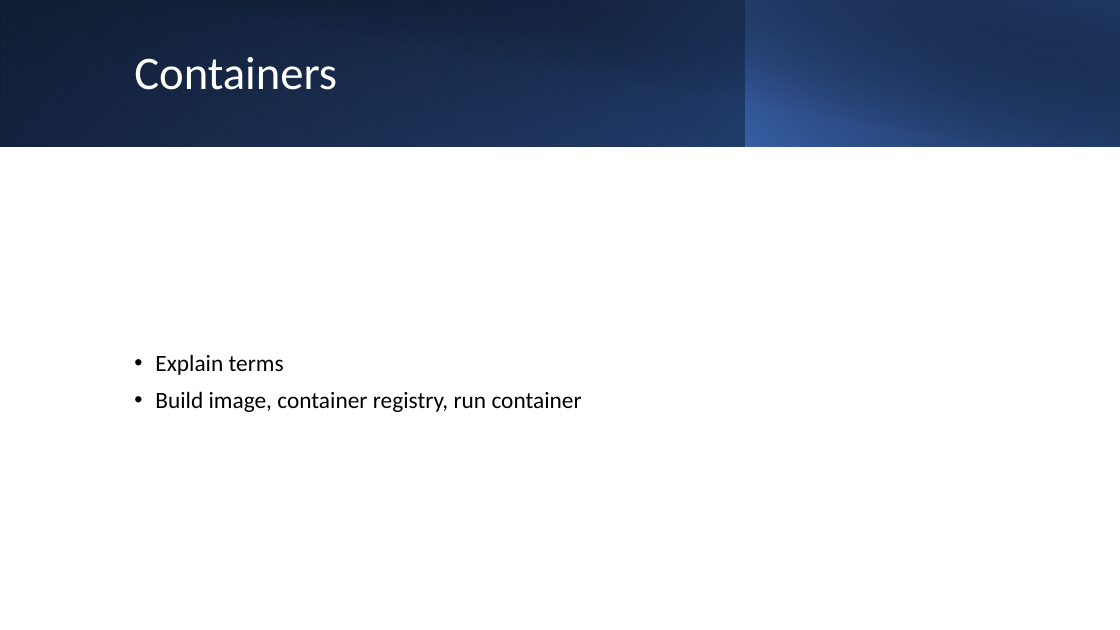
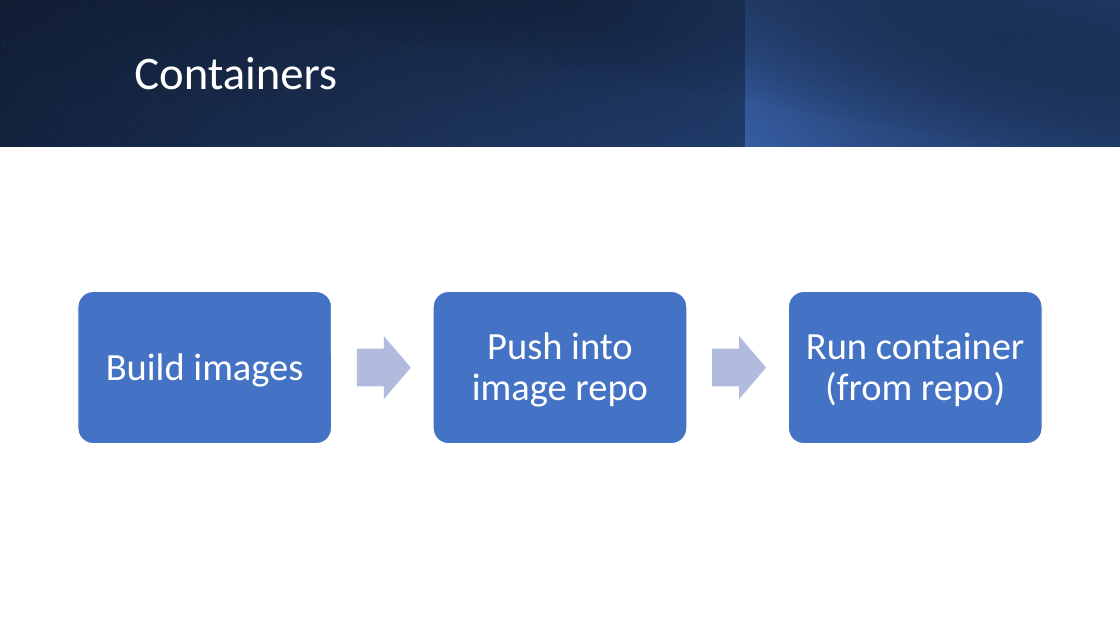
Before and after one commit to casimiri/k8stech, a slide deck: slide 5 of slides/Introduction to Kubernetes.pptx. Drawn at 1120x630 pixels with LibreOffice and Linux fonts; fonts in the diff are those of the drawing. Boxes give left, top, right and bottom in pixels: in the first picture for what was removed or moved away, otherwise in the second. Text is boxed around its words. In the diff, an @@ line names an element or a change of style, - is before the commit and + after.

Commit message:
Added container slides

```diff
--- a/slides/Introduction to Kubernetes.pptx
+++ b/slides/Introduction to Kubernetes.pptx
@@ text removed at bbox=[155, 354, 582, 412] @@
-• Explain terms
-• Build image, container registry, run container
@@ group added at bbox=[78, 292, 1043, 444]: 3 rounded rectangles, 3 texts, 2 right arrows @@
+Build images
+Push into image repo
+Run container (from repo)
```
Also in this commit, not shown: 1 other slide changed, 1 slide added, 1 slide removed.
